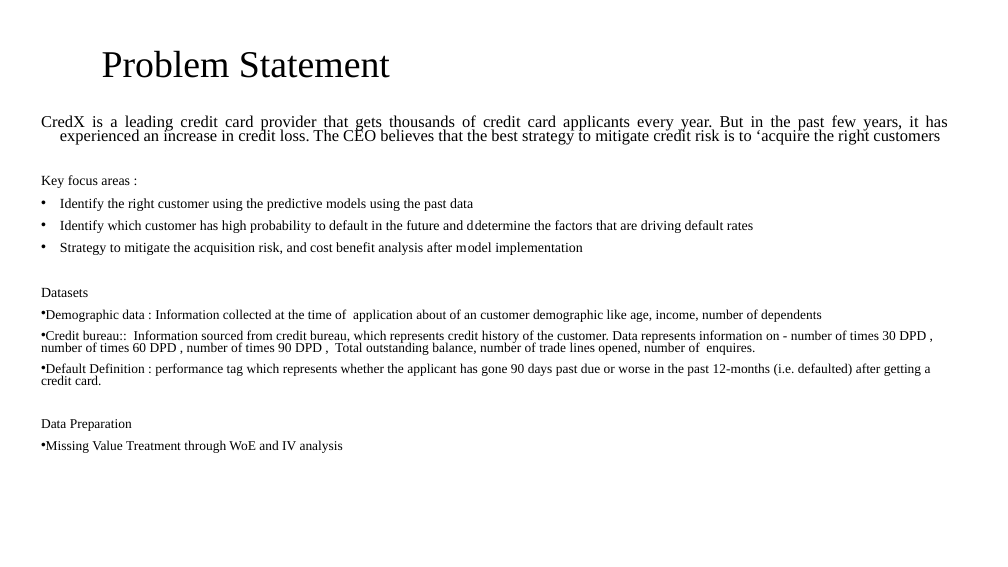
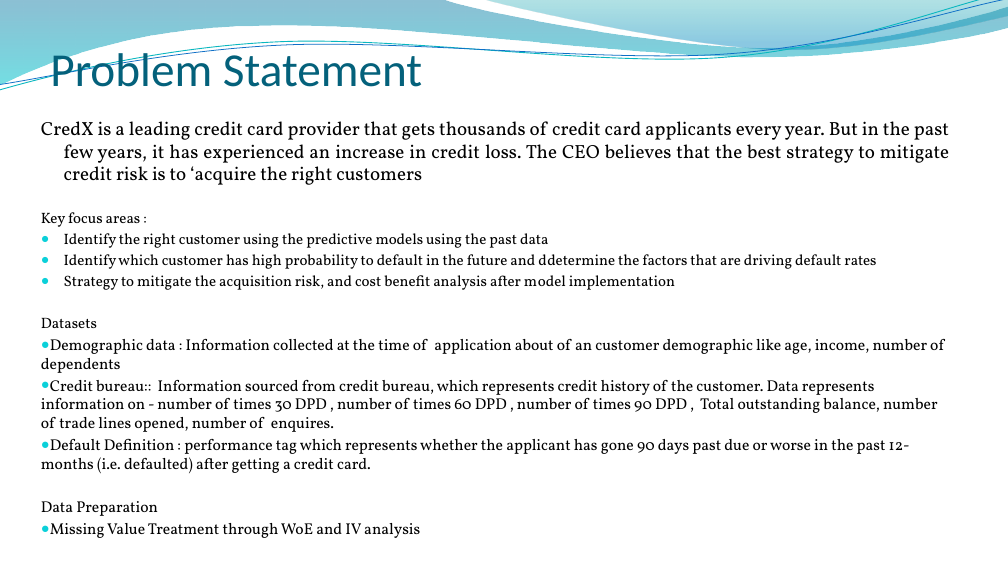
Before and after one commit to bfsi-capstone/CredxCapstoneDFS14, a slide deck: slide 3 of BFS_Capstone_Approach.pptx. Drawn at 1008x567 pixels with LibreOffice and Linux fonts; fonts in the diff are those of the drawing; background and template pictures are left out. Boxes give left, top, right and bottom in pixels: in the first picture for what was removed or moved away, otherwise in the second. Text is boxed around its words. In the diff, an @@ line names an element or a change of style, - is before the commit and + after.

```diff
--- a/BFS_Capstone_Approach.pptx
+++ b/BFS_Capstone_Approach.pptx
@@ freeform shape added at [0,0,1008,85], fill gradient #0074A1 to #00C6CF @@
@@ freeform shape added at [0,0,1008,94], outline #0AB8BF 0.85 pt @@
@@ freeform shape added at [0,0,1008,90], outline #0F6FC6 0.75 pt @@
@@ freeform shape added at [483,0,1008,52], fill gradient #00A1A9 to #008BBF @@
@@ title "Problem Statement": place and size @@
-title "Problem Statement" at [102,50,390,78]
+title "Problem Statement" at [50,46,422,87]
@@ title "Problem Statement" at [50,46,422,87]: size 36 to 45 pt, font Times New Roman to Calibri, text colour #000000 to #04617B; line spacing 0.9 to 1; vertical alignment middle to bottom @@
@@ text "CredX is a leading credit ..." at [41,121,949,516]: size 15.7 to 18.2 pt in "CredX is a leading credit card provider ..."; font Times New Roman to Vollkorn; size 13.3 to 14.3 pt in "Key focus areas :", "Identify the right customer using the predictive ...", "Identify which customer has high probability to ...", "Strategy to mitigate the acquisition risk, and ..." and 1 more places; size 12.8 to 14.9 pt in "Demographic data : Information collected at the ...", "Credit bureau:: Information sourced from credit bureau, ...", "Default Definition : performance tag which represents ...", "Data Preparation" and 1 more places; indent changed; line spacing 0.7 to 1; less space between paragraphs; bullet • to ● @@
```
Also in this commit, not shown: 10 other slides changed, 4 slides added, 6 slides removed.
